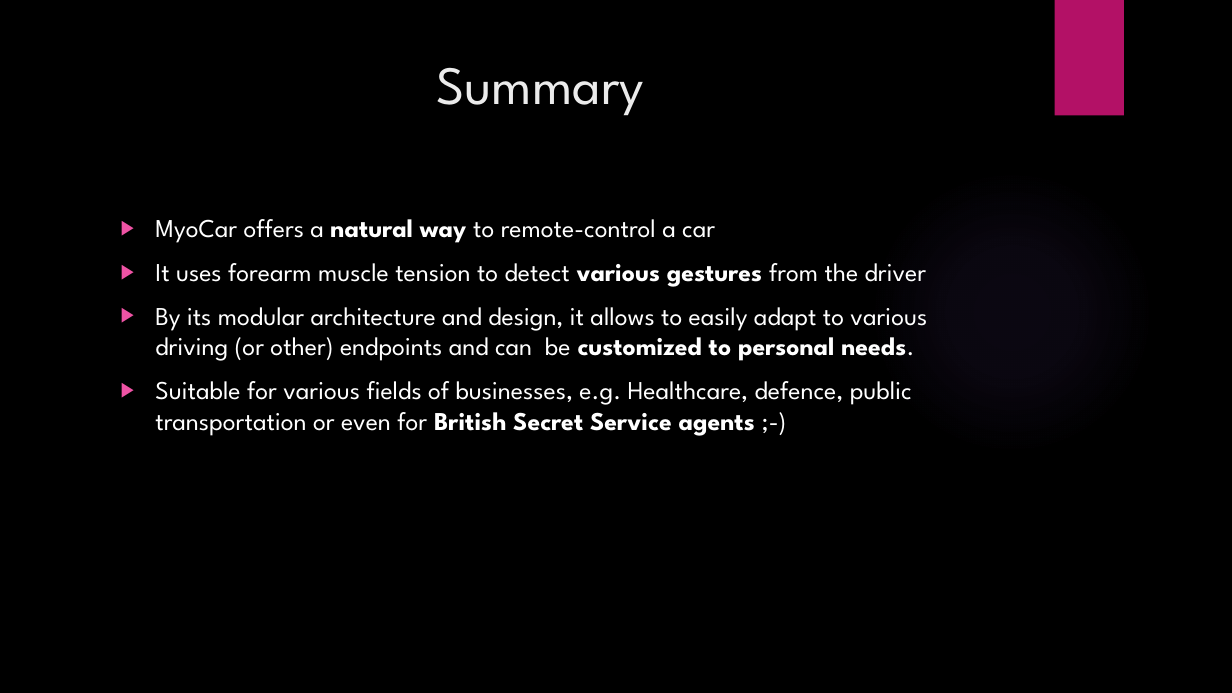
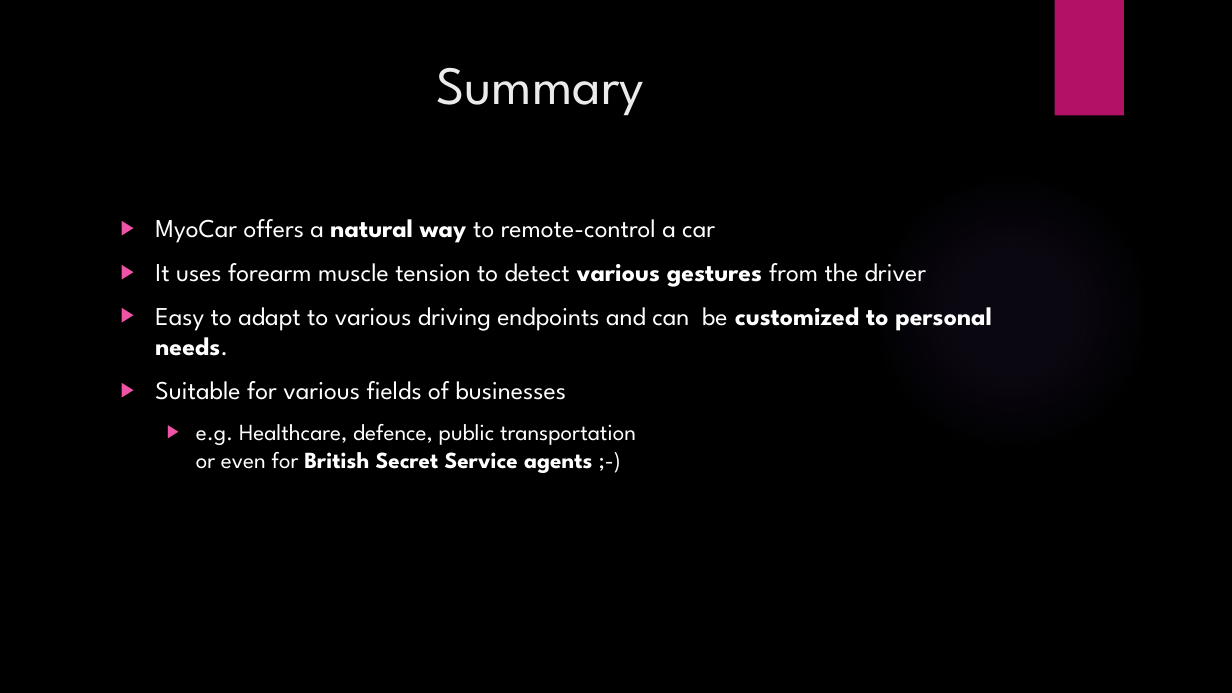
Before and after one commit to Tineler/Myo-Car-Control, a slide deck: slide 8 of Myo-Car_Amag.pptx. Drawn at 1232x693 pixels with LibreOffice and Linux fonts; fonts in the diff are those of the drawing; background and template pictures are left out. Boxes give left, top, right and bottom in pixels: in the first picture for what was removed or moved away, otherwise in the second. Text is boxed around its words. In the diff, an @@ line names an element or a change of style, - is before the commit and + after.

Commit message:
Make summary more readable

```diff
--- a/Myo-Car_Amag.pptx
+++ b/Myo-Car_Amag.pptx
@@ text at (x1=155, y1=307, x2=991, y2=473): text changed @@
-▶ By its modular architecture and design, it allows to easily adapt to various driving (or other) endpoints and can be customized to personal needs.
-▶ Suitable for various fields of businesses, e.g. Healthcare, defence, public transportation or even for British Secret Service agents ;-)
+▶ Easy to adapt to various driving endpoints and can be customized to personal needs.
+▶ Suitable for various fields of businesses
+  ▶ e.g. Healthcare, defence, public transportation
+    or even for British Secret Service agents ;-)
```
